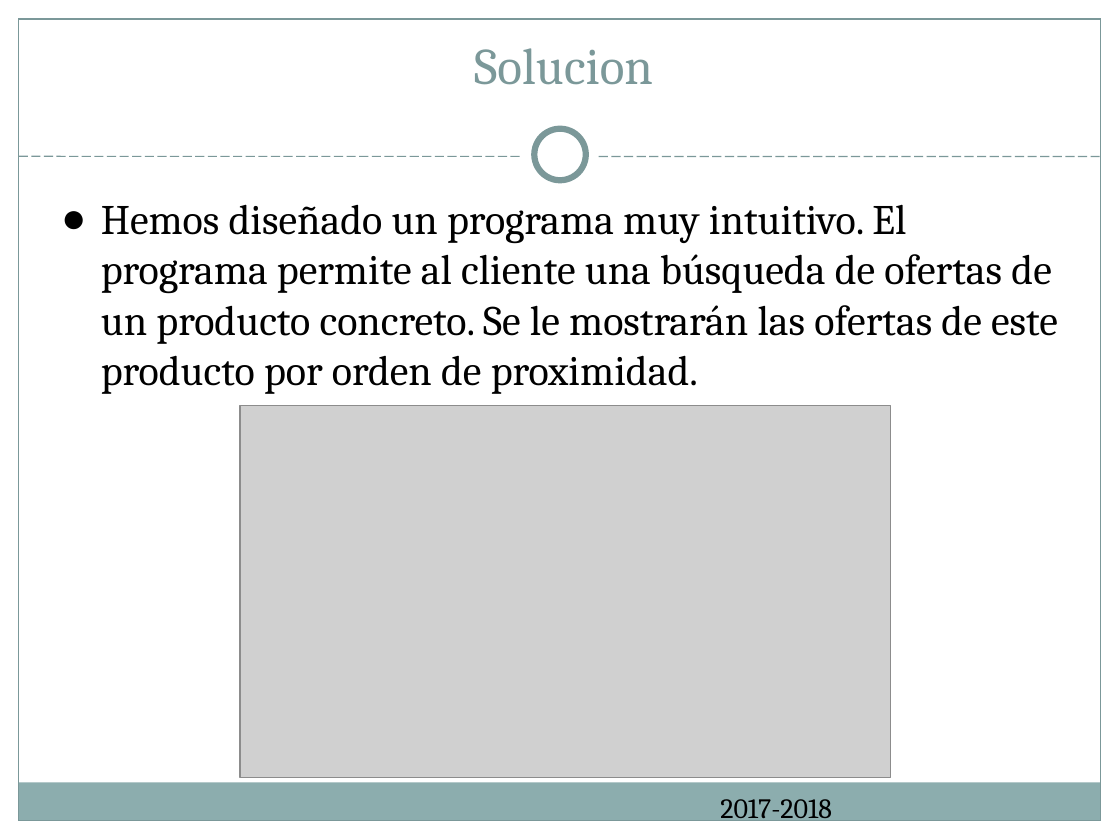
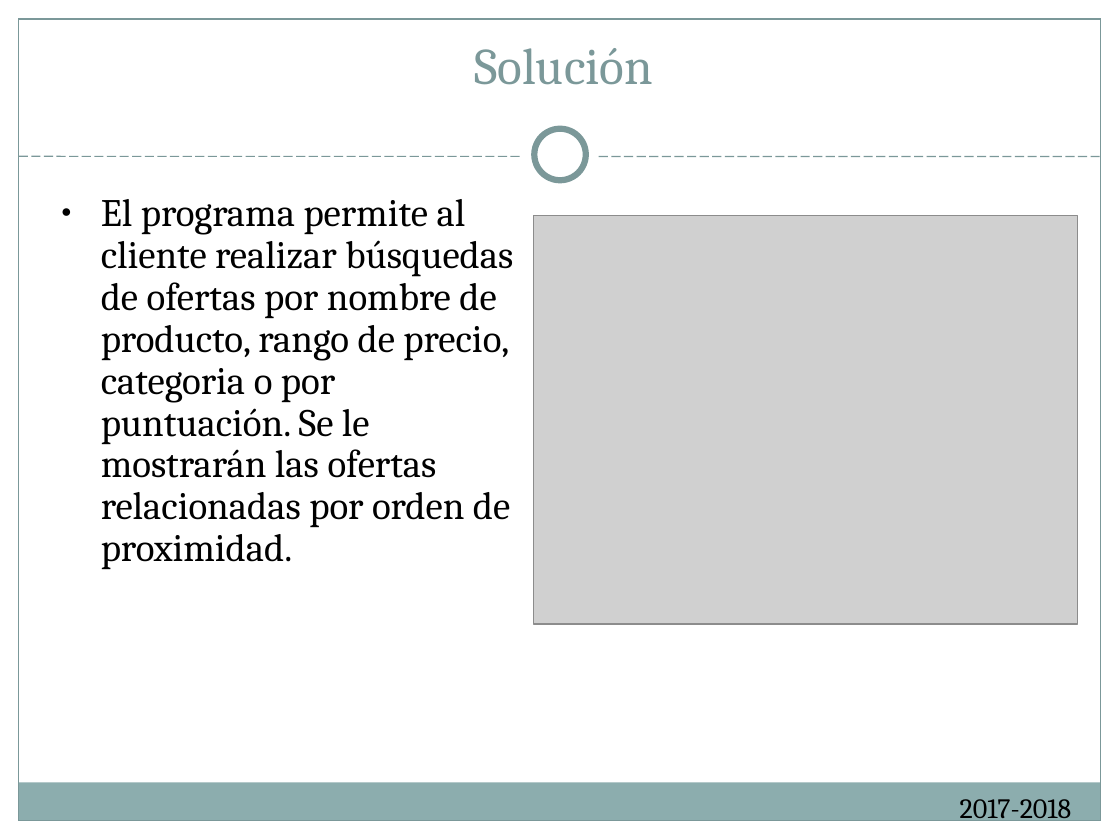
Before and after one commit to ReivajRa/Cooking_Ingenieros, a slide deck: slide 6 of Documentación/Cheap Deal presentacion.ppt (slide 5 before the commit). Drawn at 1120x840 pixels with LibreOffice and Linux fonts; fonts in the diff are those of the drawing; grey boxes stand for pictures. Boxes give left, top, right and bottom in pixels: in the first picture for what was removed or moved away, otherwise in the second. Text is boxed around its words. In the diff, an @@ line names an element or a change of style, - is before the commit and + after.

```diff
--- a/Documentación/Cheap Deal presentacion.ppt
+++ b/Documentación/Cheap Deal presentacion.ppt
@@ title at (474,48,653,85): text changed @@
-Solucion
+Solución
@@ text at (101,199,513,570): text changed; size 27 to 25 pt @@
-● Hemos diseñado un programa muy intuitivo. El programa permite al cliente una búsqueda de ofertas de un producto concreto. Se le mostrarán las ofertas de este producto por orden de proximidad.
+● El programa permite al cliente realizar búsquedas de ofertas por nombre de producto, rango de precio, categoria o por puntuación. Se le mostrarán las ofertas relacionadas por orden de proximidad.
@@ picture: place and size @@
-picture at (240,405,890,777)
+picture at (533,216,1076,625)
@@ text "2017-2018" at (960,799,1072,824): alignment left to right @@
```
Also in this commit, not shown: 13 other slides changed, 4 slides added, 8 slides removed, 13 other files.
